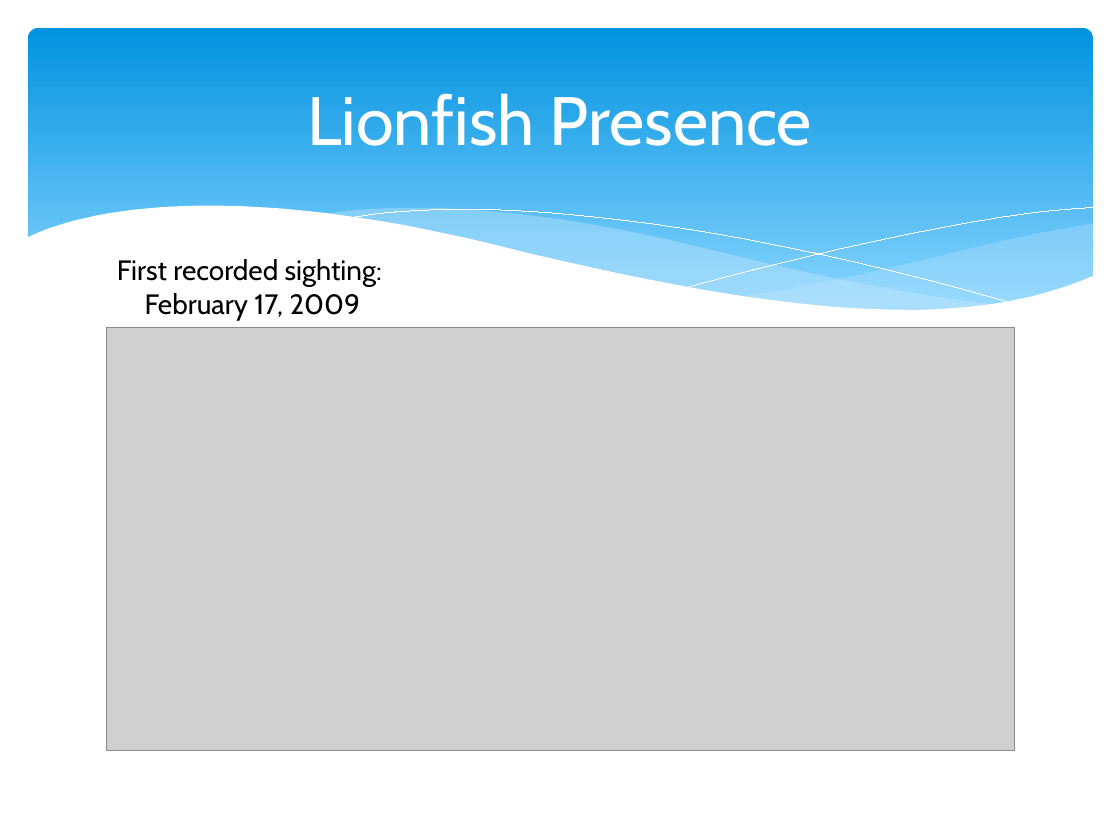
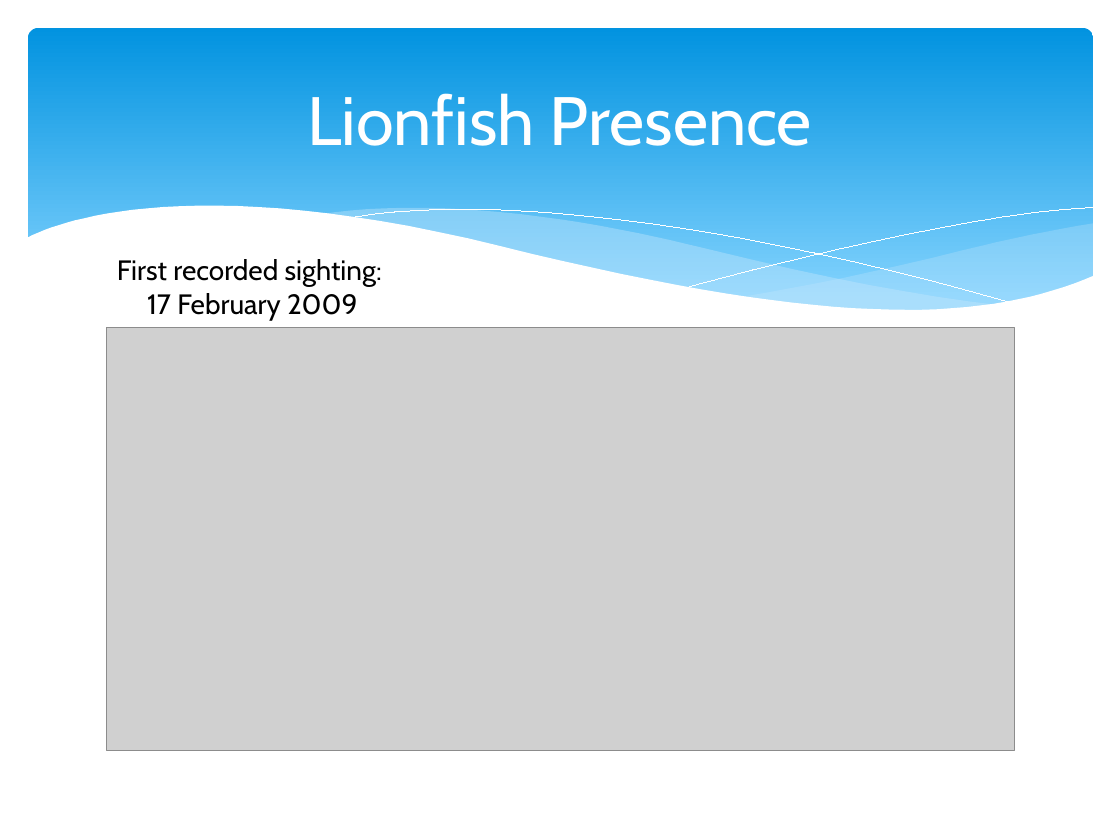
Before and after one commit to MrKevinT/Foundations-Capstone, a slide deck: slide 8 of LC_Present.pptx. Drawn at 1120x840 pixels with LibreOffice and Linux fonts; fonts in the diff are those of the drawing; grey boxes stand for pictures. Boxes give left, top, right and bottom in pixels: in the first picture for what was removed or moved away, otherwise in the second. Text is boxed around its words. In the diff, an @@ line names an element or a change of style, - is before the commit and + after.

```diff
--- a/LC_Present.pptx
+++ b/LC_Present.pptx
@@ text at [147,293,358,320]: text changed @@
-February 17, 2009
+17 February 2009
```
Also in this commit, not shown: 6 other slides changed.
